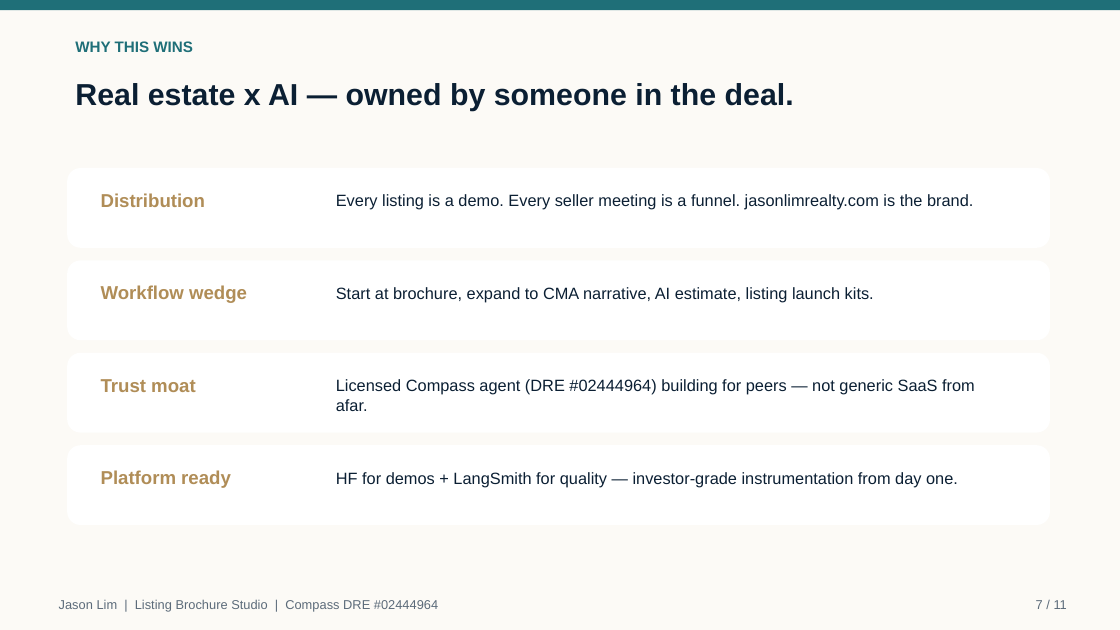
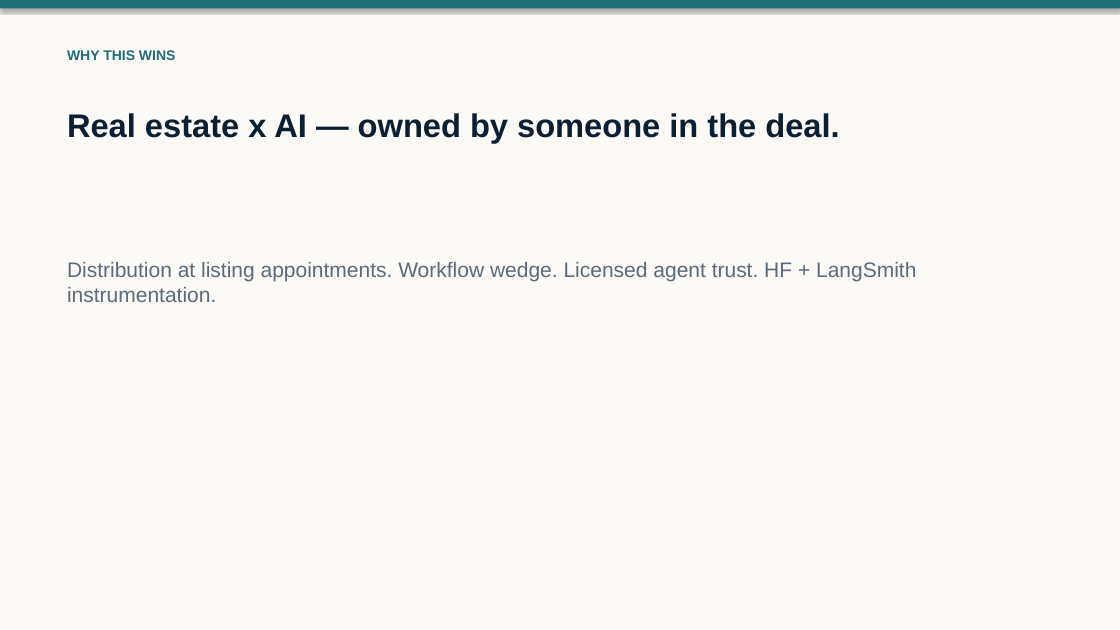
Before and after one commit to jhhlim/LLMFundamentals, a slide deck: slide 7 of Jason_Lim_Project_Notes_Demo_10min_VC_Pitch_Keynote.pptx. Drawn at 1120x630 pixels with LibreOffice and Linux fonts; fonts in the diff are those of the drawing. Boxes give left, top, right and bottom in pixels: in the first picture for what was removed or moved away, otherwise in the second. Text is boxed around its words. In the diff, an @@ line names an element or a change of style, - is before the commit and + after.

```diff
--- a/Jason_Lim_Project_Notes_Demo_10min_VC_Pitch_Keynote.pptx
+++ b/Jason_Lim_Project_Notes_Demo_10min_VC_Pitch_Keynote.pptx
@@ rectangle at (x1=0, y1=0, x2=1120, y2=630): shadow on @@
@@ rectangle at (x1=0, y1=0, x2=1120, y2=8): shadow on @@
@@ text "WHY THIS WINS" moved from (x1=75, y1=41, x2=193, y2=52) to (x1=67, y1=50, x2=175, y2=60) @@
@@ text "WHY THIS WINS" at (x1=67, y1=50, x2=175, y2=60): size 13 to 12 pt; less space between paragraphs @@
@@ text "Real estate x AI — ..." moved from (x1=75, y1=83, x2=794, y2=111) to (x1=67, y1=113, x2=839, y2=143) @@
@@ text "Real estate x AI — ..." at (x1=67, y1=113, x2=839, y2=143): size 26 to 28 pt; less space between paragraphs @@
@@ rounded rectangle removed at (x1=67, y1=168, x2=1050, y2=248) @@
@@ text removed at (x1=101, y1=193, x2=205, y2=207) @@
-Distribution
@@ text removed at (x1=336, y1=194, x2=973, y2=210) @@
-Every listing is a demo. Every seller meeting is a funnel. jasonlimrealty.com is the brand.
@@ rounded rectangle removed at (x1=67, y1=260, x2=1050, y2=340) @@
@@ text added at (x1=67, y1=262, x2=916, y2=302), 18 pt, text #5C6B7A @@
+Distribution at listing appointments. Workflow wedge. Licensed agent trust. HF + LangSmith instrumentation.
@@ text removed at (x1=101, y1=285, x2=247, y2=303) @@
-Workflow wedge
@@ text removed at (x1=336, y1=287, x2=874, y2=303) @@
-Start at brochure, expand to CMA narrative, AI estimate, listing launch kits.
@@ rounded rectangle removed at (x1=67, y1=353, x2=1050, y2=433) @@
@@ text removed at (x1=101, y1=379, x2=195, y2=392) @@
-Trust moat
@@ text removed at (x1=336, y1=379, x2=975, y2=411) @@
-Licensed Compass agent (DRE #02444964) building for peers — not generic SaaS from afar.
@@ rounded rectangle removed at (x1=67, y1=445, x2=1050, y2=525) @@
@@ text removed at (x1=101, y1=470, x2=231, y2=488) @@
-Platform ready
@@ text removed at (x1=336, y1=472, x2=958, y2=487) @@
-HF for demos + LangSmith for quality — investor-grade instrumentation from day one.
@@ text removed at (x1=59, y1=600, x2=438, y2=612) @@
-Jason Lim | Listing Brochure Studio | Compass DRE #02444964
@@ text removed at (x1=1036, y1=600, x2=1067, y2=609) @@
-7 / 11
```
Also in this commit, not shown: 9 other slides changed, 1 slide added, 1 slide removed, 3 other files.
